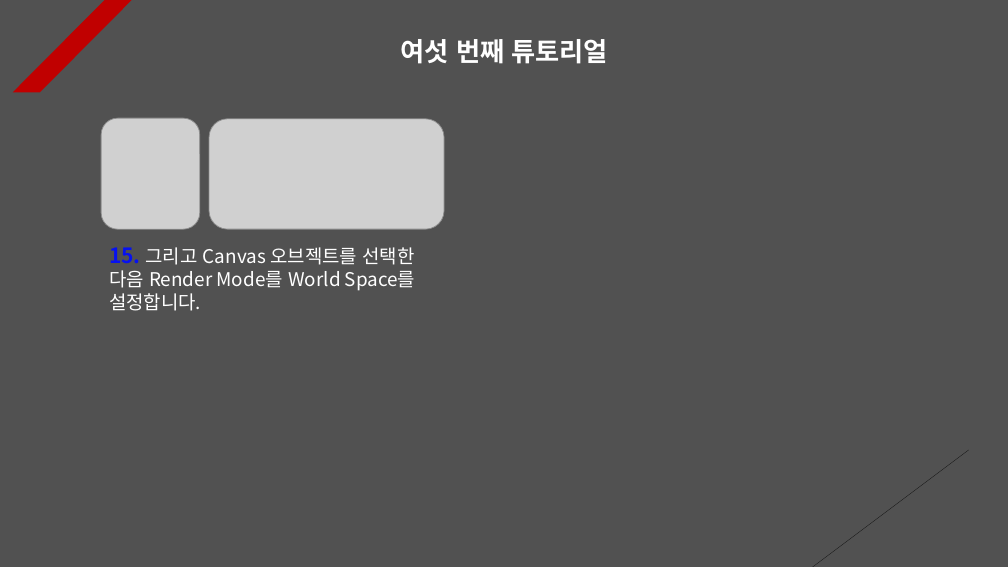
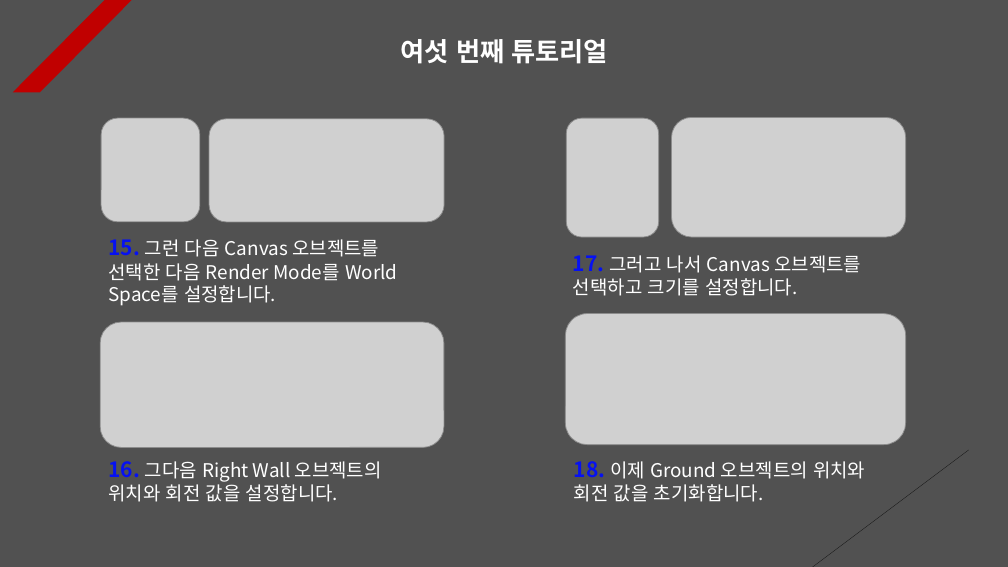
Before and after one commit to Unity2033/3D-UnityEngine, a slide deck: slide 6 of Assets/Class/Mouse Function/PPT Data/Mouse Example.pptx. Drawn at 1008x567 pixels with LibreOffice and Linux fonts; fonts in the diff are those of the drawing; grey boxes stand for pictures. Boxes give left, top, right and bottom in pixels: in the first picture for what was removed or moved away, otherwise in the second. Text is boxed around its words. In the diff, an @@ line names an element or a change of style, - is before the commit and + after.

```diff
--- a/Assets/Class/Mouse Function/PPT Data/Mouse Example.pptx
+++ b/Assets/Class/Mouse Function/PPT Data/Mouse Example.pptx
@@ picture: place and size @@
-picture at [101,118,200,229]
+picture at [101,118,200,222]
@@ picture: place and size @@
-picture at [209,119,445,229]
+picture at [209,119,445,222]
@@ picture added at [566,118,659,237] @@
@@ picture added at [671,117,906,237] @@
@@ text at [108,239,397,306]: text changed @@
-15. 그리고 Canvas 오브젝트를 선택한 다음 Render Mode를 World Space를 설정합니다.
+15. 그런 다음 Canvas 오브젝트를 선택한 다음 Render Mode를 World Space를 설정합니다.
@@ text added at [573,255,861,296], 18 pt, text #FFFFFF @@
+17. 그러고 나서 Canvas 오브젝트를 선택하고 크기를 설정합니다.
@@ picture added at [101,322,445,448] @@
@@ picture added at [566,314,906,445] @@
@@ text added at [108,461,382,502], 18 pt, text #FFFFFF @@
+16. 그다음 Right Wall 오브젝트의 위치와 회전 값을 설정합니다.
@@ text added at [574,461,865,502], 18 pt, text #FFFFFF @@
+18. 이제 Ground 오브젝트의 위치와 회전 값을 초기화합니다.
```
Also in this commit, not shown: 3 other slides changed, 1 slide added, 37 other files.
